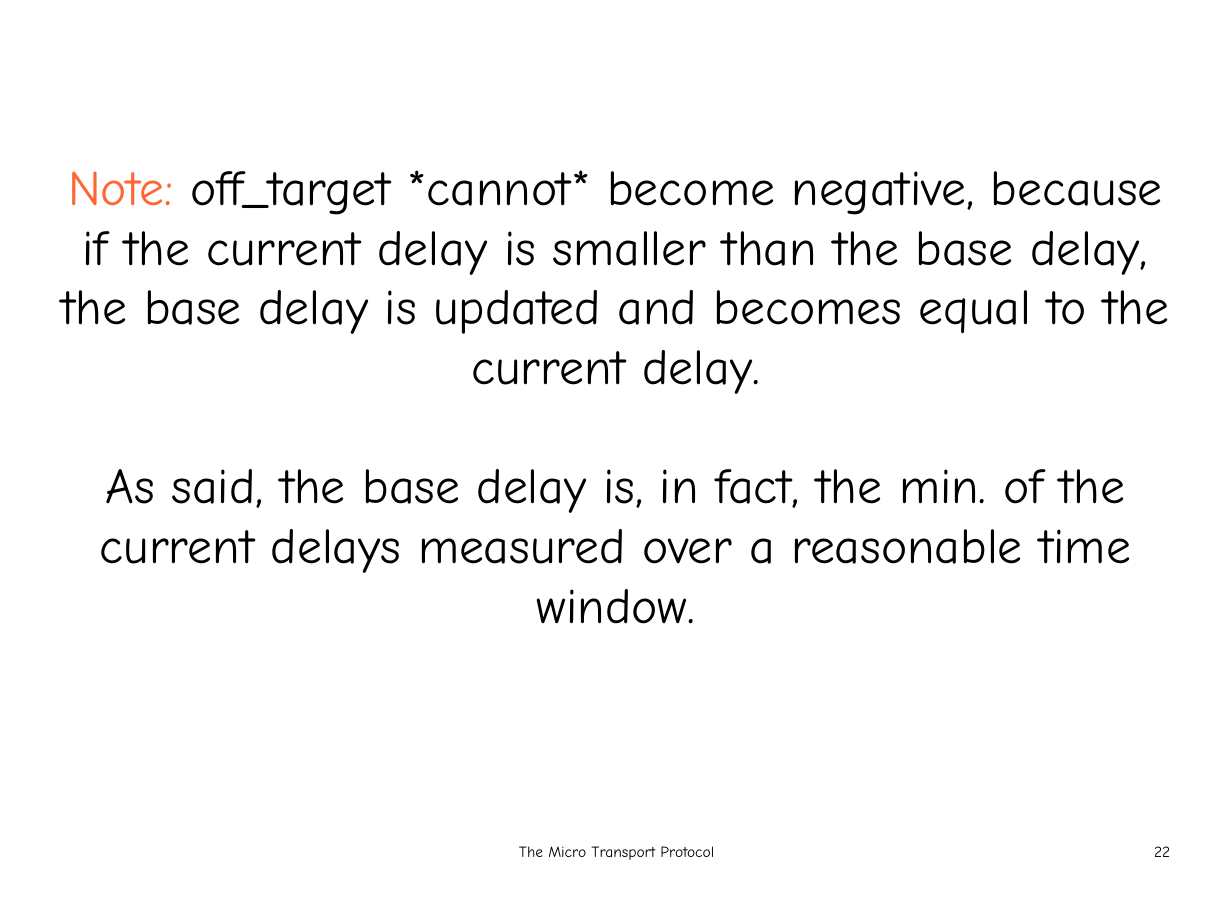
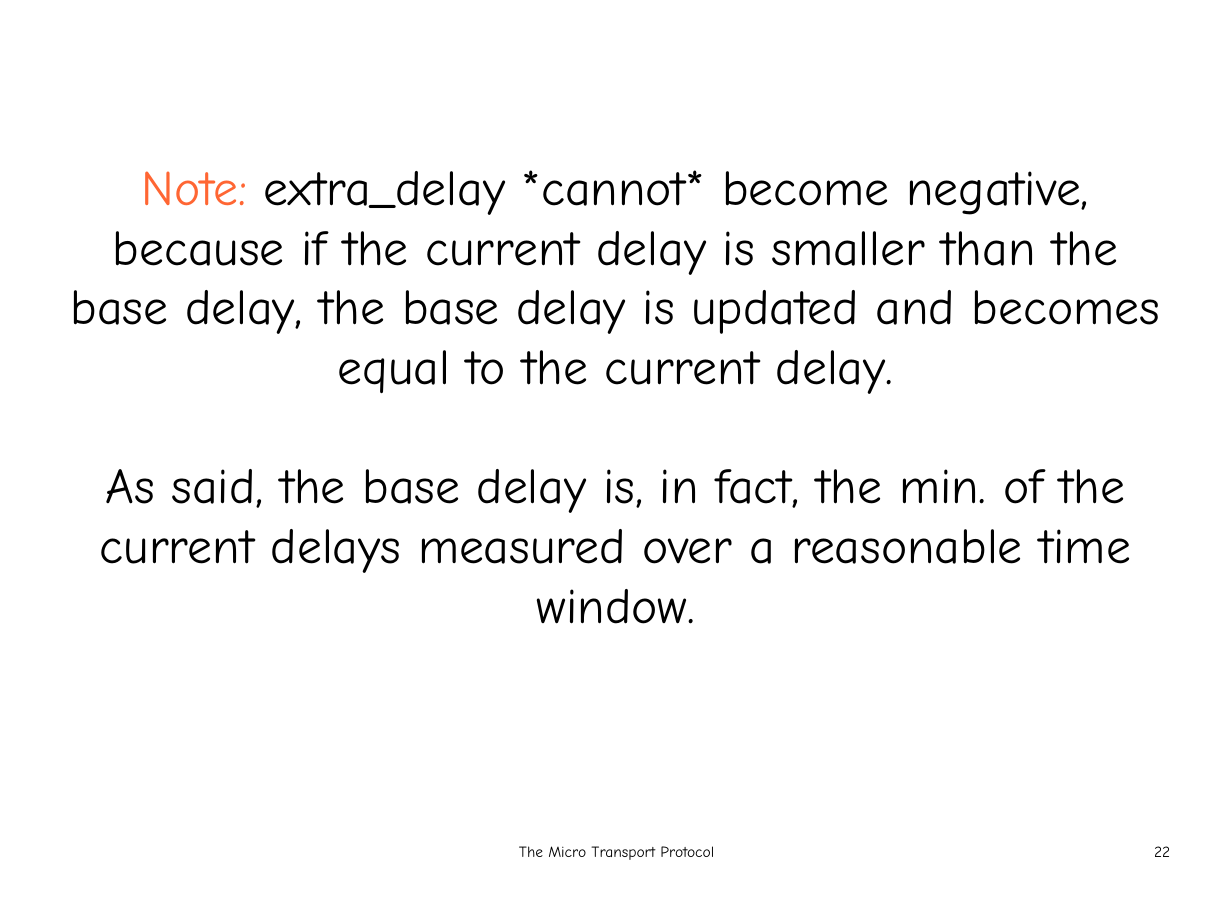
Before and after one commit to bassosimone/utpintro, a slide deck: slide 22 of lecture/slides.odp. Drawn at 1232x924 pixels with LibreOffice and Linux fonts; fonts in the diff are those of the drawing. Boxes give left, top, right and bottom in pixels: in the first picture for what was removed or moved away, otherwise in the second. Text is boxed around its words. In the diff, an @@ line names an element or a change of style, - is before the commit and + after.

Commit message:
Fix doofus in slides
Spotted today during the lecture: on slide 22 it's extra_delay
that cannot become negative, not off_target.

While there, regen the slides with the date of today.

```diff
--- a/lecture/slides.odp
+++ b/lecture/slides.odp
@@ subtitle at <box>71,170,1160,394</box>: text changed @@
-Note: off_target *cannot* become negative, because if the current delay is smaller than the base delay, the base delay is updated and becomes equal to the current delay.
+Note: extra_delay *cannot* become negative, because if the current delay is smaller than the base delay, the base delay is updated and becomes equal to the current delay.
```
Also in this commit, not shown: 1 other file.
